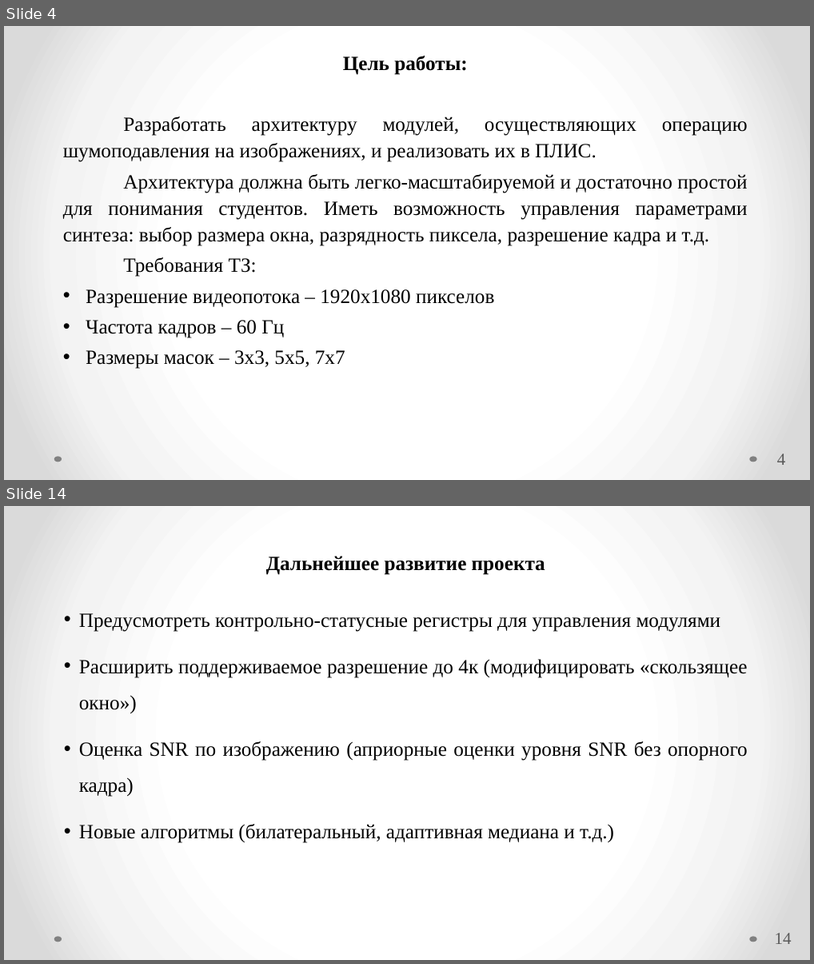
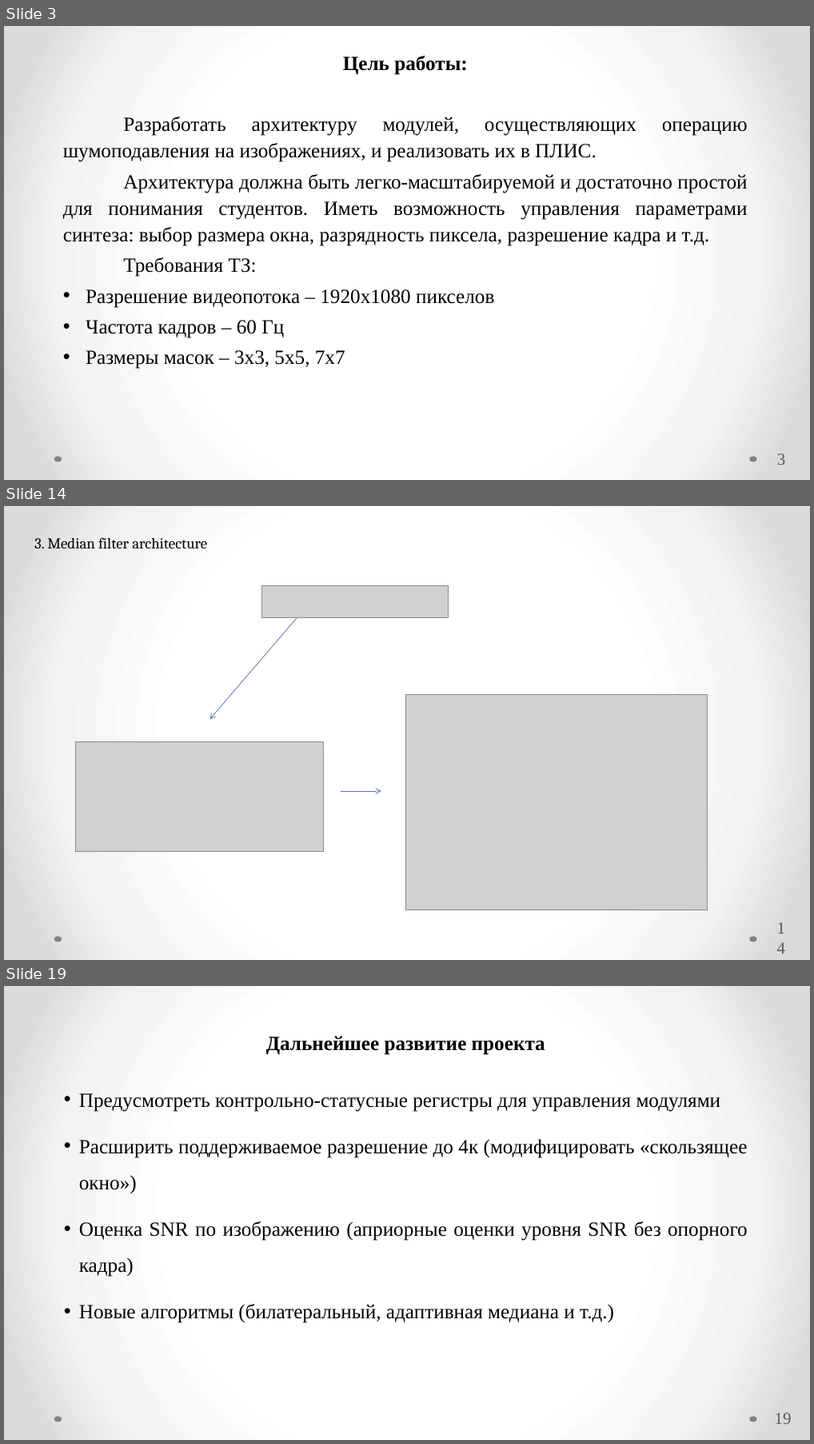
Before and after one commit to Radiophantom/master_yoda, a slide deck: VKR.pptx. Shown one above the other, each under a label of ours: slides 4 and 14 before the commit, slides 3, 14 and 19 after it; the slides between them are not shown. The pictures are 814x964 and 814x1444 pixels, drawn with LibreOffice and Linux fonts; fonts in the diff are those of the drawing; grey boxes stand for pictures. Boxes give left, top, right and bottom in pixels: in the first picture for what was removed or moved away, otherwise in the second. Text is boxed around its words. In the diff, an @@ line names an element or a change of style, - is before the commit and + after.

```diff
--- a/VKR.pptx
+++ b/VKR.pptx
@@ slide 14 added at (x1=4, y1=506, x2=810, y2=960), background gradient #FFFFFF to #F4F4F4 to #DADADA; not listed: 2 template elements that a slide beside it also shows @@
@@ text added at (x1=34, y1=537, x2=207, y2=548), 18 pt, text #000000 @@
+3. Median filter architecture
@@ picture added at (x1=262, y1=586, x2=448, y2=618) @@
@@ arrow added from (297, 618) to (210, 719), #5C72B2 0.75 pt @@
@@ picture added at (x1=406, y1=694, x2=708, y2=909) @@
@@ picture added at (x1=75, y1=742, x2=324, y2=851) @@
@@ arrow added from (341, 791) to (382, 791), #5C72B2 0.75 pt @@
@@ page number added at (x1=776, y1=924, x2=790, y2=949), 20 pt, text #595959 @@
+14
@@ what was slide 4 is now slide 3 @@
@@ page number at (x1=778, y1=453, x2=786, y2=464): text changed @@
-4
+3
@@ what was slide 14 is now slide 19 @@
@@ page number at (x1=775, y1=1412, x2=792, y2=1424): text changed @@
-14
+19
```
Also in this commit, not shown: 6 slides changed, 9 other slides added, 5 slides removed, 3 other files.
